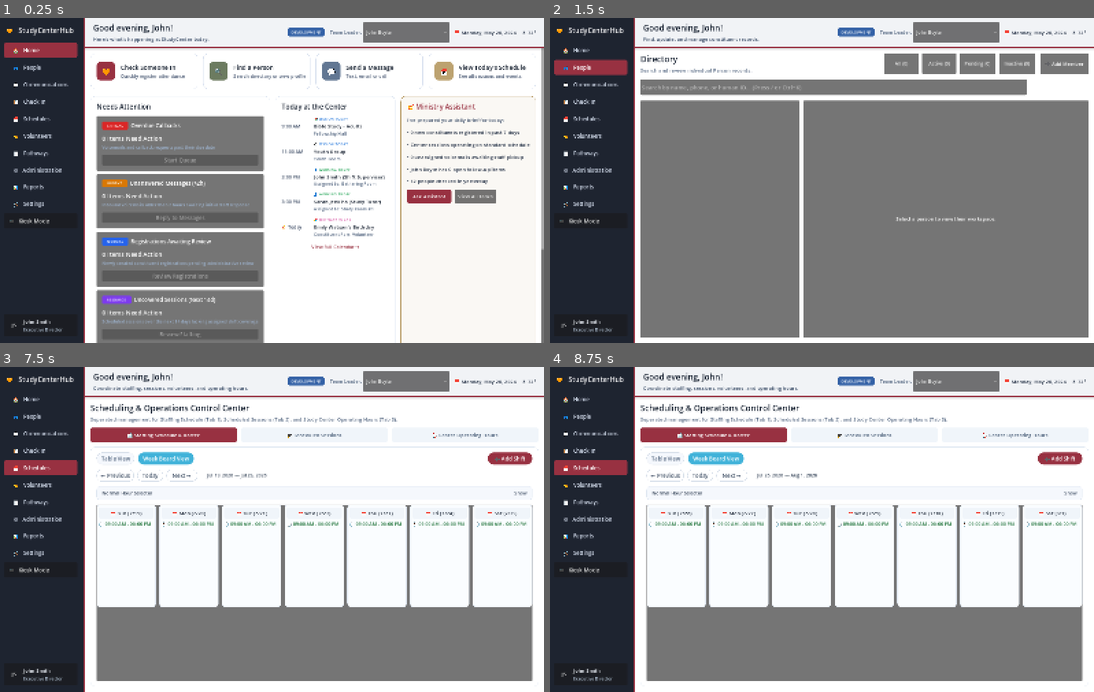
Above: before the commit, frames 1-4 (two rows, left to right).
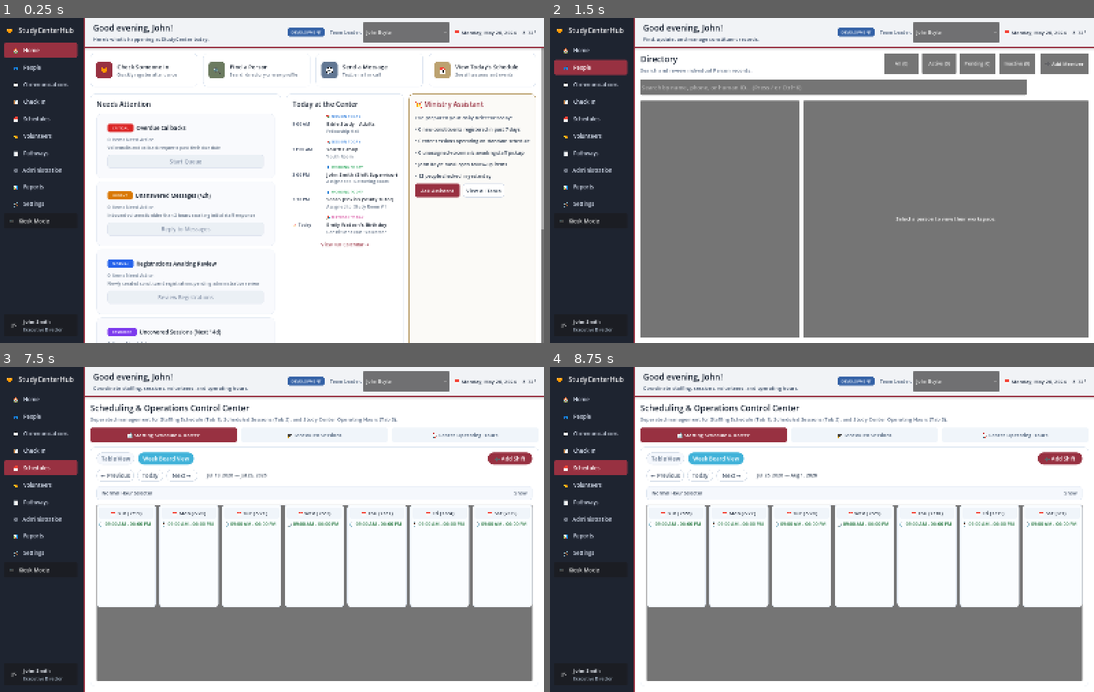
Above: after the commit, the same moments.

Repository: johnboyte/StudyCenterHub-Desktop
Game: Godot game, scene res://app/scenes/app_shell.tscn
Two runs of this game, one before a commit and one after it. Both use one fixed random seed, a clock stepped at 60 frames per second and the inputs below.
Inputs (mouse positions are in pixels of both pictures, inside the frame that each line leads up to):
- Up to frame 1 (0.25 s): no input
- Up to frame 2 (1.5 s): click "🏠 Home" at 0.5 s; click "👥 People" at 1.25 s
- Up to frame 3 (7.5 s): click (282, 435) at 2.02 s; type "Alex" at 2.1 s; click "💬 Communications" at 2.75 s; click (315, 471) at 3.52 s; type "12" at 3.6 s; click "📋 Check In" at 4.25 s; click (315, 477) at 5.02 s; type "Alex" at 5.1 s; click "Next Day >" at 5.75 s; click "Next Day >" at 6.5 s; click "📅 Schedules" at 7.25 s
- Up to frame 4 (8.75 s): click "Next →" at 8 s

The runs differ from the first frame. In frame 1, 28% of the frame differs, in the area x 16-100%, y 10-100%; in frame 2, nothing differs; in frame 3, less than 0.1%; in frame 4, less than 0.1%.

Commit message:
style(home): apply visual polish and quiet state styling to home dashboard

Diff:
--- a/app/scenes/components/action_center_card.gd
+++ b/app/scenes/components/action_center_card.gd
@@ -36,18 +36,27 @@
 	var detail = data.get("supporting_detail", "")
 	var urgency = data.get("urgency", "normal").to_lower()
 	var btn_label = data.get("primary_button", "Start Queue")
+	var is_supported = data.get("queue_mode_supported", true)
 
 	if title_label:
 		title_label.text = title
+		title_label.add_theme_font_size_override("font_size", 16)
+		title_label.add_theme_color_override("font_color", Color(0.08, 0.12, 0.18, 1.0))
 
 	if count_badge:
 		count_badge.text = str(count) + " Item" + ("s" if count != 1 else "") + " Need Action"
+		if count > 0:
+			count_badge.add_theme_font_size_override("font_size", 17)
+			count_badge.add_theme_color_override("font_color", Color(0.08, 0.12, 0.18, 1.0))
+		else:
+			count_badge.add_theme_font_size_override("font_size", 14)
+			count_badge.add_theme_color_override("font_color", Color(0.48, 0.54, 0.62, 1.0))
 
 	if detail_label:
 		detail_label.text = detail
 		detail_label.visible = not detail.is_empty()
-
-	var is_supported = data.get("queue_mode_supported", true)
+		detail_label.add_theme_font_size_override("font_size", 13)
+		detail_label.add_theme_color_override("font_color", Color(0.40, 0.46, 0.54, 1.0))
 
 	if primary_button:
 		if is_supported:
@@ -57,7 +66,27 @@
 			primary_button.text = btn_label + " (Unavailable)"
 			primary_button.disabled = true
 
+	_apply_card_background_style(count > 0)
 	_apply_urgency_style(urgency)
+	_apply_button_styles(count > 0, is_supported)
+
+func _apply_card_background_style(is_active: bool) -> void:
+	var style = StyleBoxFlat.new()
+	if is_active:
+		style.bg_color = Color(1.0, 1.0, 1.0, 1.0)
+		style.border_width_left = 1; style.border_width_top = 1; style.border_width_right = 1; style.border_width_bottom = 1
+		style.border_color = Color(0.86, 0.89, 0.94, 1.0)
+		style.shadow_color = Color(0.0, 0.0, 0.0, 0.03)
+		style.shadow_size = 4
+	else:
+		# Inactive/empty queue: lighter, visually quiet appearance
+		style.bg_color = Color(0.975, 0.98, 0.99, 1.0)
+		style.border_width_left = 1; style.border_width_top = 1; style.border_width_right = 1; style.border_width_bottom = 1
+		style.border_color = Color(0.91, 0.93, 0.96, 1.0)
+
+	style.corner_radius_top_left = 12; style.corner_radius_top_right = 12; style.corner_radius_bottom_left = 12; style.corner_radius_bottom_right = 12
+	style.content_margin_left = 16; style.content_margin_top = 14; style.content_margin_right = 16; style.content_margin_bottom = 14
+	add_theme_stylebox_override("panel", style)
 
 func _apply_urgency_style(urgency: String) -> void:
 	var color = URGENCY_COLORS.get(urgency, URGENCY_COLORS["normal"])
@@ -67,42 +96,50 @@
 	if urgency_pill:
 		var pill_style = StyleBoxFlat.new()
 		pill_style.bg_color = color
-		pill_style.corner_radius_top_left = 4
-		pill_style.corner_radius_bottom_left = 4
-		pill_style.corner_radius_top_right = 4
-		pill_style.corner_radius_bottom_right = 4
+		pill_style.corner_radius_top_left = 6
+		pill_style.corner_radius_bottom_left = 6
+		pill_style.corner_radius_top_right = 6
+		pill_style.corner_radius_bottom_right = 6
 		pill_style.content_margin_left = 8
 		pill_style.content_margin_right = 8
 		pill_style.content_margin_top = 2
 		pill_style.content_margin_bottom = 2
 		urgency_pill.add_theme_stylebox_override("panel", pill_style)
 
-func _apply_button_styles() -> void:
+func _apply_button_styles(is_active: bool = true, is_supported: bool = true) -> void:
 	if not primary_button: return
 
-	# Explicit font colors to prevent hover invisible white-on-white text bug
-	primary_button.add_theme_color_override("font_color", Color(1, 1, 1, 1))
-	primary_button.add_theme_color_override("font_hover_color", Color(1, 1, 1, 1))
-	primary_button.add_theme_color_override("font_pressed_color", Color(0.9, 0.9, 0.9, 1))
-	primary_button.add_theme_color_override("font_focus_color", Color(1, 1, 1, 1))
+	if is_active and is_supported:
+		primary_button.add_theme_color_override("font_color", Color(1, 1, 1, 1))
+		primary_button.add_theme_color_override("font_hover_color", Color(1, 1, 1, 1))
+		primary_button.add_theme_color_override("font_pressed_color", Color(0.9, 0.9, 0.9, 1))
+		primary_button.add_theme_color_override("font_focus_color", Color(1, 1, 1, 1))
 
-	var btn_style = StyleBoxFlat.new()
-	btn_style.bg_color = Color(0.15, 0.39, 0.92, 1.0)
-	btn_style.corner_radius_top_left = 6
-	btn_style.corner_radius_bottom_left = 6
-	btn_style.corner_radius_top_right = 6
-	btn_style.corner_radius_bottom_right = 6
-	btn_style.content_margin_left = 14
-	btn_style.content_margin_right = 14
-	btn_style.content_margin_top = 8
-	btn_style.content_margin_bottom = 8
+		var btn_style = StyleBoxFlat.new()
+		btn_style.bg_color = Color(0.15, 0.39, 0.92, 1.0) # Canonical Blue
+		btn_style.corner_radius_top_left = 6; btn_style.corner_radius_top_right = 6; btn_style.corner_radius_bottom_left = 6; btn_style.corner_radius_bottom_right = 6
+		btn_style.content_margin_left = 14; btn_style.content_margin_right = 14; btn_style.content_margin_top = 8; btn_style.content_margin_bottom = 8
 
-	var hover_style = btn_style.duplicate() as StyleBoxFlat
-	hover_style.bg_color = Color(0.11, 0.31, 0.78, 1.0)
+		var hover_style = btn_style.duplicate() as StyleBoxFlat
+		hover_style.bg_color = Color(0.11, 0.31, 0.78, 1.0)
 
-	primary_button.add_theme_stylebox_override("normal", btn_style)
-	primary_button.add_theme_stylebox_override("hover", hover_style)
-	primary_button.add_theme_stylebox_override("pressed", hover_style)
+		primary_button.add_theme_stylebox_override("normal", btn_style)
+		primary_button.add_theme_stylebox_override("hover", hover_style)
+		primary_button.add_theme_stylebox_override("pressed", hover_style)
+	else:
+		# Disabled state for empty queues or unsupported mode
+		primary_button.add_theme_color_override("font_color", Color(0.55, 0.60, 0.68, 1.0))
+		primary_button.add_theme_color_override("font_disabled_color", Color(0.55, 0.60, 0.68, 1.0))
+
+		var dis_style = StyleBoxFlat.new()
+		dis_style.bg_color = Color(0.92, 0.94, 0.96, 1.0)
+		dis_style.border_width_left = 1; dis_style.border_width_top = 1; dis_style.border_width_right = 1; dis_style.border_width_bottom = 1
+		dis_style.border_color = Color(0.88, 0.90, 0.94, 1.0)
+		dis_style.corner_radius_top_left = 6; dis_style.corner_radius_top_right = 6; dis_style.corner_radius_bottom_left = 6; dis_style.corner_radius_bottom_right = 6
+		dis_style.content_margin_left = 14; dis_style.content_margin_right = 14; dis_style.content_margin_top = 8; dis_style.content_margin_bottom = 8
+
+		primary_button.add_theme_stylebox_override("disabled", dis_style)
+		primary_button.add_theme_stylebox_override("normal", dis_style)
 
 func _on_button_pressed() -> void:
 	if not queue_id.is_empty():
--- a/app/scenes/home_view.gd
+++ b/app/scenes/home_view.gd
@@ -109,66 +109,66 @@
 	if not btn: return
 	for child in btn.get_children(): child.free()
 
-	btn.custom_minimum_size = Vector2(0, 105)
+	btn.custom_minimum_size = Vector2(0, 98)
 
 	var bg_style = StyleBoxFlat.new()
 	bg_style.bg_color = Color(1.0, 1.0, 1.0, 1.0)
 	bg_style.border_width_left = 1; bg_style.border_width_top = 1; bg_style.border_width_right = 1; bg_style.border_width_bottom = 1
-	bg_style.border_color = Color(0.86, 0.89, 0.94, 1.0)
-	bg_style.corner_radius_top_left = 14; bg_style.corner_radius_top_right = 14; bg_style.corner_radius_bottom_left = 14; bg_style.corner_radius_bottom_right = 14
+	bg_style.border_color = Color(0.88, 0.91, 0.95, 1.0)
+	bg_style.corner_radius_top_left = 12; bg_style.corner_radius_top_right = 12; bg_style.corner_radius_bottom_left = 12; bg_style.corner_radius_bottom_right = 12
 	btn.add_theme_stylebox_override("normal", bg_style)
 
 	var hover_style = bg_style.duplicate() as StyleBoxFlat
-	hover_style.bg_color = Color(0.96, 0.98, 1.0, 1.0)
+	hover_style.bg_color = Color(0.97, 0.985, 1.0, 1.0)
 	hover_style.border_color = _get_active_secondary_color()
-	hover_style.shadow_color = Color(0.0, 0.0, 0.0, 0.06)
-	hover_style.shadow_size = 8
+	hover_style.shadow_color = Color(0.0, 0.0, 0.0, 0.04)
+	hover_style.shadow_size = 6
 	btn.add_theme_stylebox_override("hover", hover_style)
 	btn.add_theme_stylebox_override("pressed", hover_style)
 
 	var margin_container = MarginContainer.new()
 	margin_container.set_anchors_preset(PRESET_FULL_RECT)
 	margin_container.mouse_filter = MOUSE_FILTER_IGNORE
-	margin_container.add_theme_constant_override("margin_left", 18)
-	margin_container.add_theme_constant_override("margin_top", 16)
-	margin_container.add_theme_constant_override("margin_right", 18)
-	margin_container.add_theme_constant_override("margin_bottom", 16)
+	margin_container.add_theme_constant_override("margin_left", 16)
+	margin_container.add_theme_constant_override("margin_top", 14)
+	margin_container.add_theme_constant_override("margin_right", 16)
+	margin_container.add_theme_constant_override("margin_bottom", 14)
 
 	var hbox = HBoxContainer.new()
 	hbox.size_flags_horizontal = SIZE_EXPAND_FILL
 	hbox.size_flags_vertical = SIZE_EXPAND_FILL
 	hbox.mouse_filter = MOUSE_FILTER_IGNORE
-	hbox.add_theme_constant_override("separation", 16)
+	hbox.add_theme_constant_override("separation", 14)
 
 	var icon_box = Label.new()
 	icon_box.text = icon_emoji
-	icon_box.custom_minimum_size = Vector2(54, 54)
+	icon_box.custom_minimum_size = Vector2(48, 48)
 	icon_box.size_flags_vertical = SIZE_SHRINK_CENTER
 	icon_box.horizontal_alignment = HORIZONTAL_ALIGNMENT_CENTER
 	icon_box.vertical_alignment = VERTICAL_ALIGNMENT_CENTER
-	icon_box.add_theme_font_size_override("font_size", 24)
+	icon_box.add_theme_font_size_override("font_size", 22)
 
 	var icon_style = StyleBoxFlat.new()
 	icon_style.bg_color = accent_color
-	icon_style.corner_radius_top_left = 12; icon_style.corner_radius_top_right = 12; icon_style.corner_radius_bottom_left = 12; icon_style.corner_radius_bottom_right = 12
+	icon_style.corner_radius_top_left = 10; icon_style.corner_radius_top_right = 10; icon_style.corner_radius_bottom_left = 10; icon_style.corner_radius_bottom_right = 10
 	icon_box.add_theme_stylebox_override("normal", icon_style)
 	hbox.add_child(icon_box)
 
 	var vbox = VBoxContainer.new()
 	vbox.size_flags_horizontal = SIZE_EXPAND_FILL
 	vbox.size_flags_vertical = SIZE_SHRINK_CENTER
-	vbox.add_theme_constant_override("separation", 3)
+	vbox.add_theme_constant_override("separation", 2)
 
 	var title_lbl = Label.new()
 	title_lbl.text = title
-	title_lbl.add_theme_font_size_override("font_size", 18)
+	title_lbl.add_theme_font_size_override("font_size", 17)
 	title_lbl.add_theme_color_override("font_color", Color(0.08, 0.12, 0.18, 1.0))
 	vbox.add_child(title_lbl)
 
 	var sub_lbl = Label.new()
 	sub_lbl.text = subtitle
-	sub_lbl.add_theme_font_size_override("font_size", 14)
-	sub_lbl.add_theme_color_override("font_color", Color(0.30, 0.36, 0.46, 1.0))
+	sub_lbl.add_theme_font_size_override("font_size", 13)
+	sub_lbl.add_theme_color_override("font_color", Color(0.38, 0.44, 0.52, 1.0))
 	vbox.add_child(sub_lbl)
 
 	hbox.add_child(vbox)
@@ -383,9 +383,9 @@
 
 		var time_lbl = Label.new()
 		time_lbl.text = item["time"]
-		time_lbl.custom_minimum_size = Vector2(80, 0)
-		time_lbl.add_theme_font_size_override("font_size", 14)
-		time_lbl.add_theme_color_override("font_color", Color(0.22, 0.28, 0.38, 1.0))
+		time_lbl.custom_minimum_size = Vector2(85, 0)
+		time_lbl.add_theme_font_size_override("font_size", 13)
+		time_lbl.add_theme_color_override("font_color", Color(0.18, 0.24, 0.34, 1.0))
 		hbox.add_child(time_lbl)
 
 		var info_vbox = VBoxContainer.new()
@@ -406,7 +406,7 @@
 		var r_lbl = Label.new()
 		r_lbl.text = item["sub"]
 		r_lbl.add_theme_font_size_override("font_size", 13)
-		r_lbl.add_theme_color_override("font_color", Color(0.35, 0.42, 0.52, 1.0))
+		r_lbl.add_theme_color_override("font_color", Color(0.40, 0.46, 0.54, 1.0))
 		info_vbox.add_child(r_lbl)
 
 		hbox.add_child(info_vbox)
@@ -425,7 +425,7 @@
 	for child in card.get_children(): child.free()
 
 	var style = StyleBoxFlat.new()
-	style.bg_color = Color(0.969, 0.953, 0.929, 0.6) # Soft background tint
+	style.bg_color = Color(0.975, 0.965, 0.945, 0.6) # Soft background tint
 	style.border_width_left = 1; style.border_width_top = 1; style.border_width_right = 1; style.border_width_bottom = 1
 	style.border_color = _get_active_secondary_color()
 	style.corner_radius_top_left = 12; style.corner_radius_top_right = 12; style.corner_radius_bottom_left = 12; style.corner_radius_bottom_right = 12
@@ -494,8 +494,8 @@
 	for b in bullets:
 		var l = Label.new()
 		l.text = b
-		l.add_theme_font_size_override("font_size", 15)
-		l.add_theme_color_override("font_color", Color(0.15, 0.20, 0.28, 1.0))
+		l.add_theme_font_size_override("font_size", 14)
+		l.add_theme_color_override("font_color", Color(0.18, 0.24, 0.32, 1.0))
 		vbox.add_child(l)
 
 	var btn_hbox = HBoxContainer.new()
@@ -520,6 +520,16 @@
 	btn_tasks.text = "View All Tasks"
 	btn_tasks.custom_minimum_size = Vector2(120, 40)
 	btn_tasks.add_theme_font_size_override("font_size", 15)
+
+	var task_style = StyleBoxFlat.new()
+	task_style.bg_color = Color(1.0, 1.0, 1.0, 1.0)
+	task_style.border_width_left = 1; task_style.border_width_top = 1; task_style.border_width_right = 1; task_style.border_width_bottom = 1
+	task_style.border_color = Color(0.84, 0.87, 0.92, 1.0)
+	task_style.corner_radius_top_left = 6; task_style.corner_radius_top_right = 6; task_style.corner_radius_bottom_left = 6; task_style.corner_radius_bottom_right = 6
+	btn_tasks.add_theme_stylebox_override("normal", task_style)
+	btn_tasks.add_theme_stylebox_override("hover", task_style)
+	btn_tasks.add_theme_color_override("font_color", Color(0.18, 0.24, 0.32, 1.0))
+
 	btn_tasks.pressed.connect(func(): _navigate("communications"))
 	btn_hbox.add_child(btn_tasks)
 
